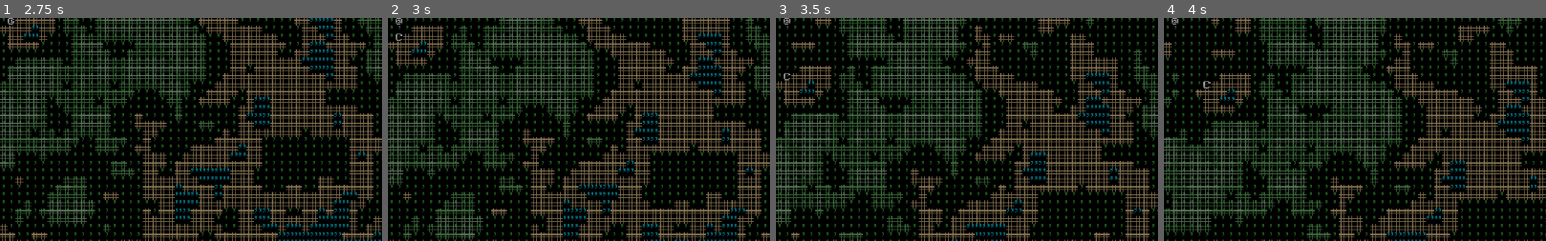
Above: before the commit, frames 1-4 (left to right).
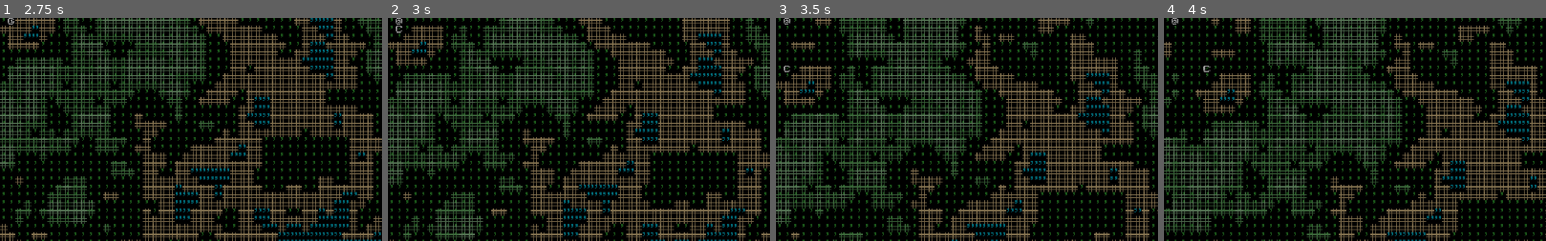
Above: after the commit, the same moments.

Repository: MikkoK189/roguelike
Game: Godot game, scene res://World.tscn
Two runs of this game, one before a commit and one after it. Both use one fixed random seed, a clock stepped at 60 frames per second and the inputs below.
Inputs:
- Up to frame 1 (2.75 s): tap Enter at 0.5, 2 s; hold Right (right) 0.53-1.28 s; tap Space at 1.25 s; hold Down (down) 1.28-2.03 s; hold Right (right) from 2.03 s (still down)
- Up to frame 2 (3 s): tap Space at 2.75 s; release Right (right) at 2.78 s; hold Up (ui_up) from 2.78 s (still down)
- Up to frame 3 (3.5 s): keep holding Up (ui_up)
- Up to frame 4 (4 s): release Up (ui_up) at 3.53 s; hold Left (left) from 3.53 s (still down)
The pictures show only the part of the screen within x 48-98%, y 49-99%; the shares and areas given below are measured in that part.

Frame 1 is identical in both runs. In frame 2, less than 0.1% of the frame differs, in the area x 2-4%, y 3-11%; in frame 3, less than 0.1%; in frame 4, less than 0.1%, in the area x 10-13%, y 21-32%.

Commit message:
Fully working, now with wall avoidance.

Diff:
--- a/Map.gd
+++ b/Map.gd
@@ -64,6 +64,9 @@
 	var tile_coords = []
 	for tile in tiles:
 		#Globals.pathfinding.add_cell(tile.value)
-		Globals.pathfinding.add_cell(tile.spr.global_position.x / Tiles.tile_size_x, tile.spr.global_position.y / Tiles.tile_size_y)
+		if(Tiles.obstacle_tiles.has(tile.spr.id)):
+			Globals.pathfinding.add_cell(tile.spr.global_position.x / Tiles.tile_size_x, tile.spr.global_position.y / Tiles.tile_size_y, true)
+		else:
+			Globals.pathfinding.add_cell(tile.spr.global_position.x / Tiles.tile_size_x, tile.spr.global_position.y / Tiles.tile_size_y, false)
 		tile_coords.append(Vector2(tile.spr.global_position.x / Tiles.tile_size_x, tile.spr.global_position.y / Tiles.tile_size_y))
 	Globals.pathfinding.connect_traversable_tiles(tile_coords)
--- a/Pathfinding.gd
+++ b/Pathfinding.gd
@@ -9,6 +9,7 @@
 var wallpoints: Array
 var points_gone_through = 0
 var thread
+
 
 func _ready():
 	Globals.pathfinding = self
@@ -25,9 +26,12 @@
 #			var id = get_id_for_point(Vector2(x, y))
 #			astar.add_point(id, Vector2(x, y))
 
-func add_cell(x, y):
+func add_cell(x, y, wall):
 	var id = get_id_for_point(Vector2(x, y))
-	astar.add_point(id, Vector2(x, y))
+	if (wall):
+		astar.add_point(id, Vector2(x, y), 1.0)
+	else:
+		astar.add_point(id, Vector2(x, y), 0)
 	print("ADDED CELL:")
 	print(Vector2(x, y))
 
@@ -85,10 +89,9 @@
 
 
 func get_id_for_point(point: Vector2):
-	var x = point.x + Tiles.tile_size_x / 2
-	var y = point.y * 256
-
-	return x + y * 126
+	var x = point.x * 3 + Tiles.tile_size_x / 2
+	var y = point.y * 3 * Tiles.tile_size_y / 4
+	return abs(x + y * 126)
 
 
 # Both start and end are world coordinated
